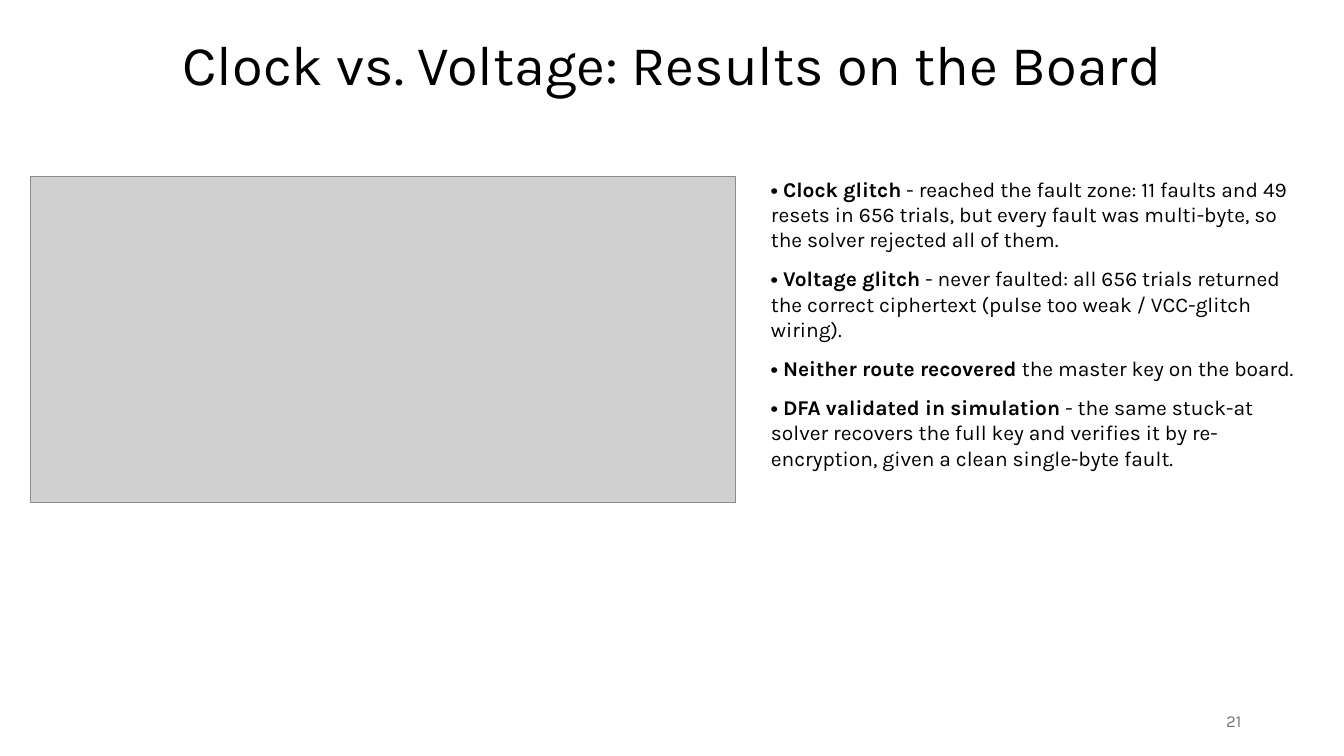
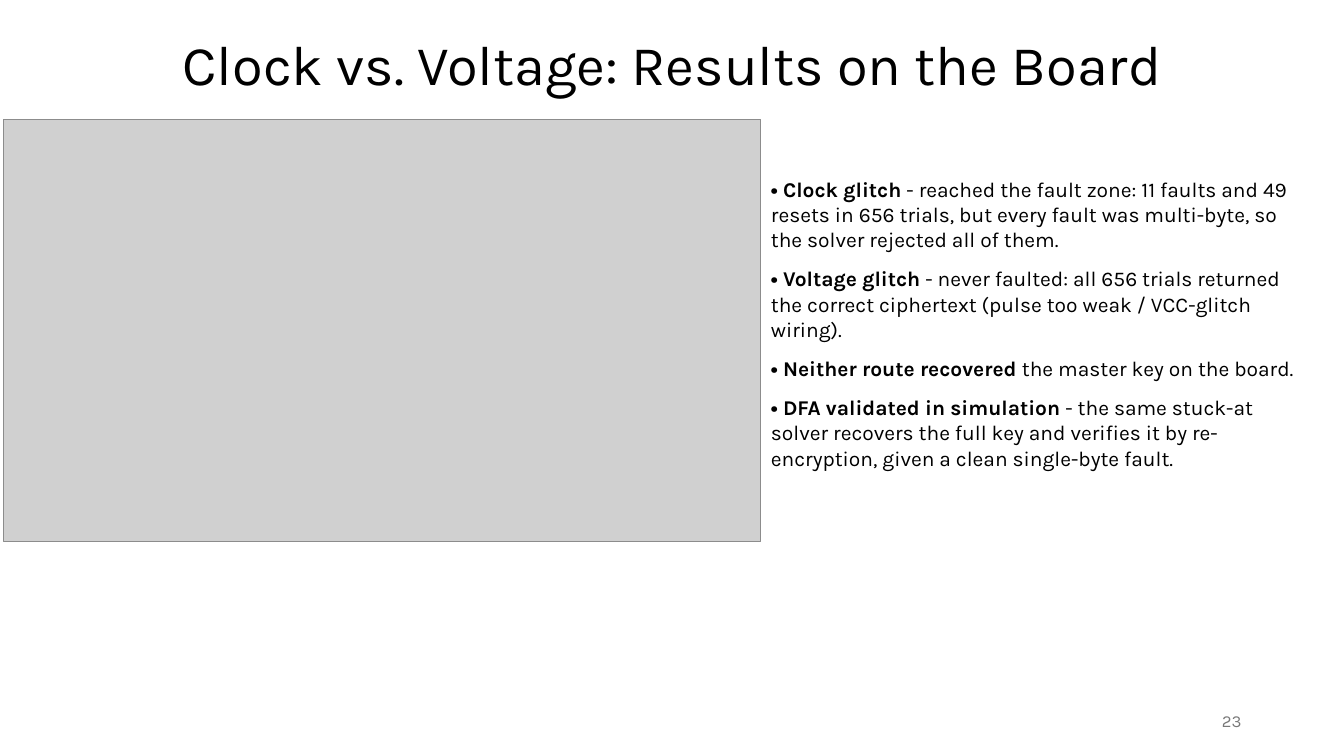
Before and after one commit to Specht1000/PFE-SM4-Fault-Injection, a slide deck: slide 23 of docs/Apresentation_PFE.pptx (slide 21 before the commit). Drawn at 1344x756 pixels with LibreOffice and Linux fonts; fonts in the diff are those of the drawing; grey boxes stand for pictures. Boxes give left, top, right and bottom in pixels: in the first picture for what was removed or moved away, otherwise in the second. Text is boxed around its words. In the diff, an @@ line names an element or a change of style, - is before the commit and + after.

```diff
--- a/docs/Apresentation_PFE.pptx
+++ b/docs/Apresentation_PFE.pptx
@@ picture: place and size @@
-picture at (30,176,736,503)
+picture at (3,119,761,541)
@@ page number at (1222,716,1242,727): text changed @@
-21
+23
```
Also in this commit, not shown: 2 slides added, 12 other files.
